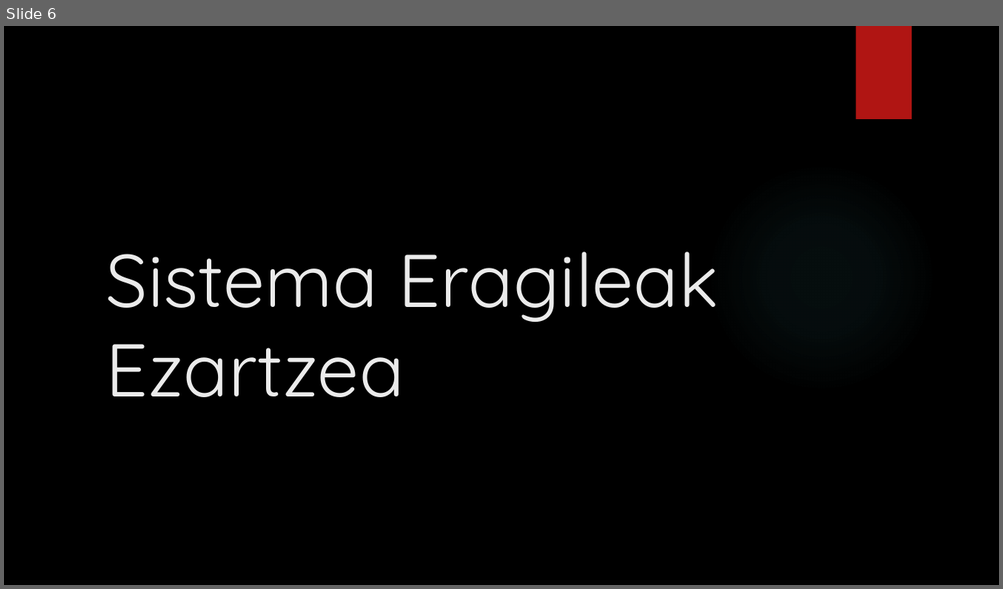
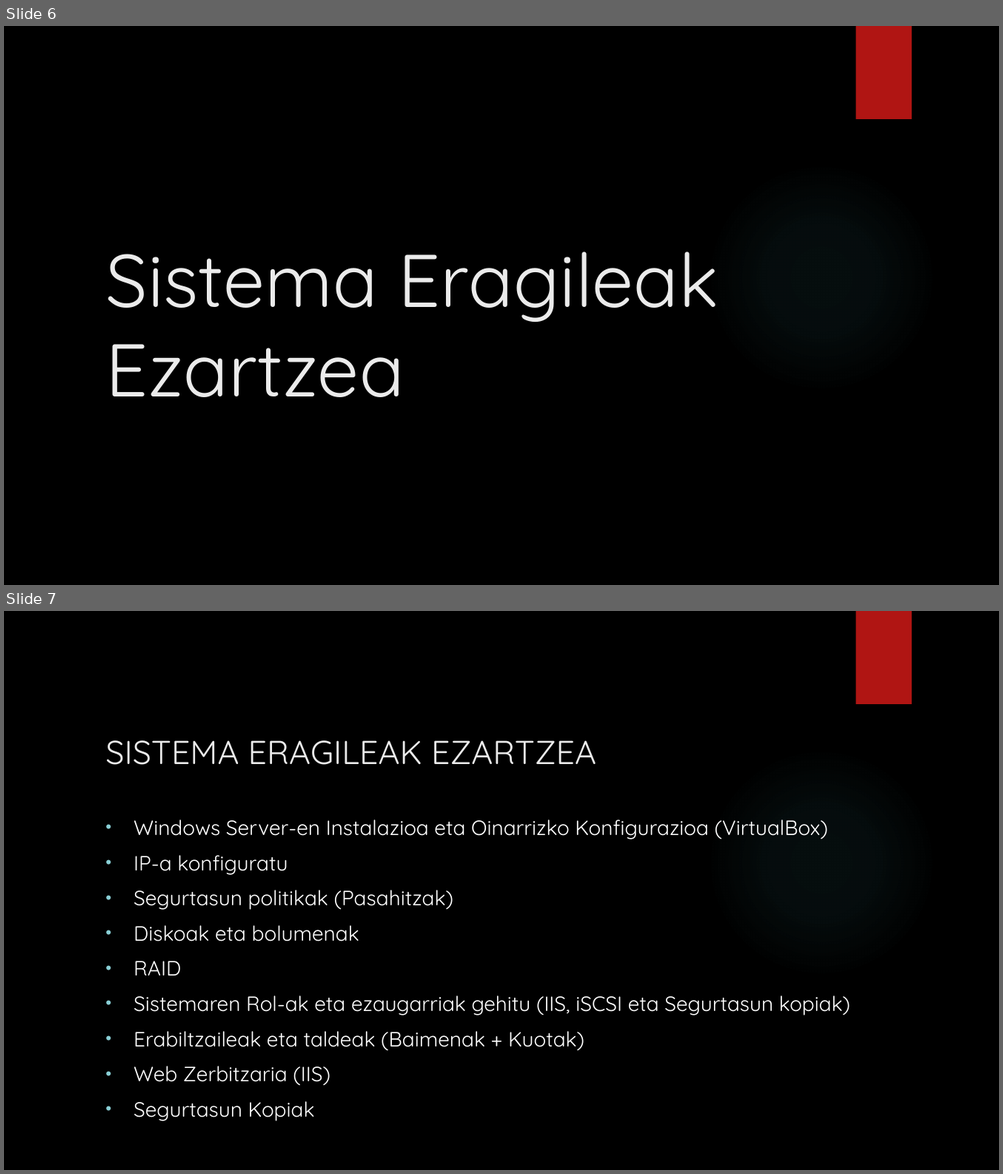
Before and after one commit to aldalurxabier-cmyk/1.-Erronka, a slide deck: Aurkezpena/1.Erronka Aurkezpena.pptx. Shown one above the other, each under a label of ours: slide 6 before the commit, slides 6 and 7 after it. The pictures are 1003x589 and 1003x1174 pixels, drawn with LibreOffice and Linux fonts; fonts in the diff are those of the drawing; background and template pictures are left out. Boxes give left, top, right and bottom in pixels: in the first picture for what was removed or moved away, otherwise in the second. Text is boxed around its words. In the diff, an @@ line names an element or a change of style, - is before the commit and + after.

Commit message:
Aurkezpena sistemak hasiera

```diff
--- a/Aurkezpena/1.Erronka Aurkezpena.pptx
+++ b/Aurkezpena/1.Erronka Aurkezpena.pptx
@@ slide 7 added at bbox=[4, 611, 999, 1170], background picture (left out); not listed: 2 template elements that a slide beside it also shows @@
@@ title added at bbox=[105, 741, 596, 765], 32 pt, text #EBEBEB @@
+SISTEMA ERAGILEAK EZARTZEA
@@ text added at bbox=[134, 820, 850, 1122], 20 pt, text #FFFFFF @@
+• Windows Server-en Instalazioa eta Oinarrizko Konfigurazioa (VirtualBox)
+• IP-a konfiguratu
+• Segurtasun politikak (Pasahitzak)
+• Diskoak eta bolumenak
+• RAID
+• Sistemaren Rol-ak eta ezaugarriak gehitu (IIS, iSCSI eta Segurtasun kopiak)
+• Erabiltzaileak eta taldeak (Baimenak + Kuotak)
+• Web Zerbitzaria (IIS)
+• Segurtasun Kopiak
```
Also in this commit, not shown: 9 other slides added, 1 slide removed, 1 other file.
